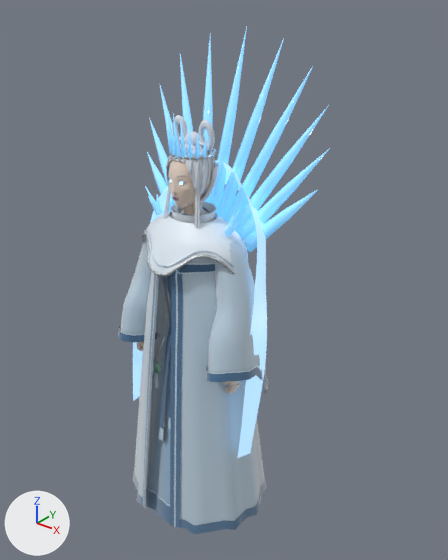
Two versions of the glTF model public/models/heroes/frost.glb, one commit apart.
One viewpoint serves both versions: a 50 mm camera at (1.55, -1.73, 2.33) aimed at (0.06, 0.13, 1.18). The axes (+X, +Y, +Z) are drawn at lower left. The lights are the same throughout. The first picture is the older version.

In view in the first picture: 'Ground', 'Hair', 'Ice', 'Over', 'Pibo', 'Sash', 'Skin', 'Skirt', 'Thread', 'Yunjian' and 3 more.
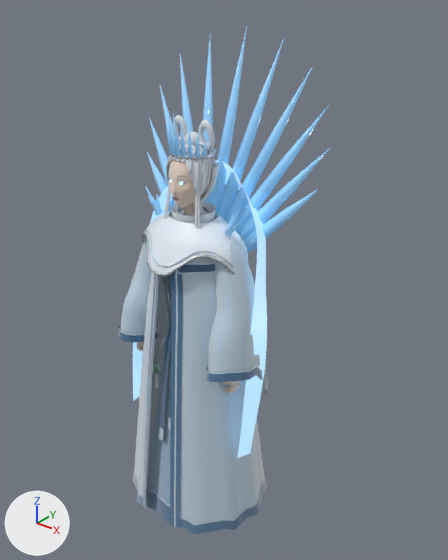
Boxes (x1, y1, x2, y2) around the edits, measured in the pictures (448 x 560 px):
'Ice', recoloured: (145, 27, 330, 252) in both

Diff of the bpy script that builds the scene:
```diff
--- a/public/models/heroes/frost.glb.py
+++ b/public/models/heroes/frost.glb.py
@@ mat_fig_frost_ice @@
 mat_fig_frost_ice.coat_weight = 1.0
-mat_fig_frost_ice.emission_color = (0.0954, 0.347, 0.6)  # blue #579fcb
+mat_fig_frost_ice.emission_color = (0.0318, 0.116, 0.2)  # dark blue #32607c
 mat_fig_frost_ice.emission_strength = 1.0
```
